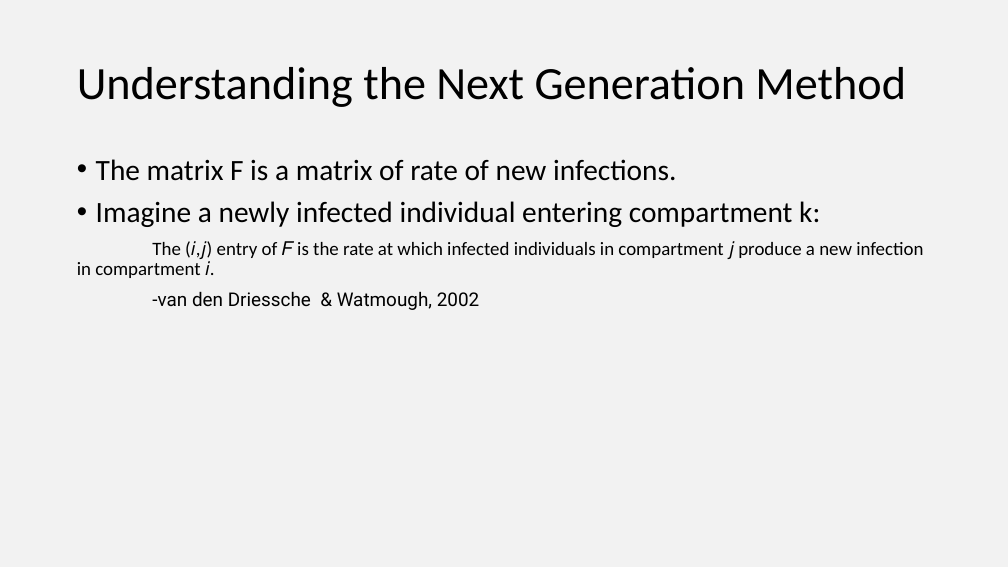
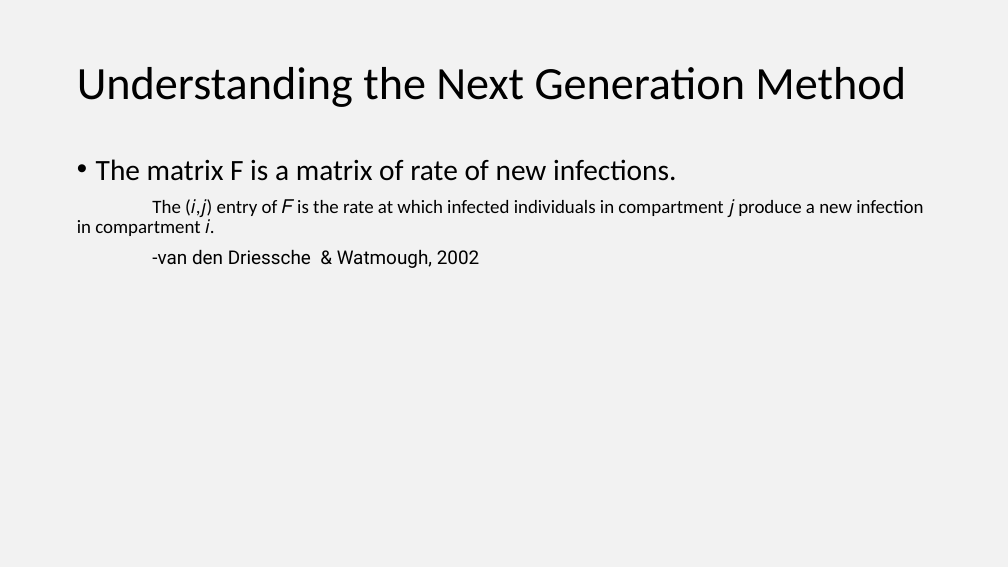
Before and after one commit to epimath/epid-814-materials, a slide deck: slide 19 of Lectures/AndrewGuestLectureR0/R0 lecture.pptx. Drawn at 1008x567 pixels with LibreOffice and Linux fonts; fonts in the diff are those of the drawing. Boxes give left, top, right and bottom in pixels: in the first picture for what was removed or moved away, otherwise in the second. Text is boxed around its words. In the diff, an @@ line names an element or a change of style, - is before the commit and + after.

```diff
--- a/Lectures/AndrewGuestLectureR0/R0 lecture.pptx
+++ b/Lectures/AndrewGuestLectureR0/R0 lecture.pptx
@@ text at box(96, 201, 820, 227): paragraph removed @@
-• Imagine a newly infected individual entering compartment k:
```
Also in this commit, not shown: 6 other slides changed, 2 slides added, 1 other file.
